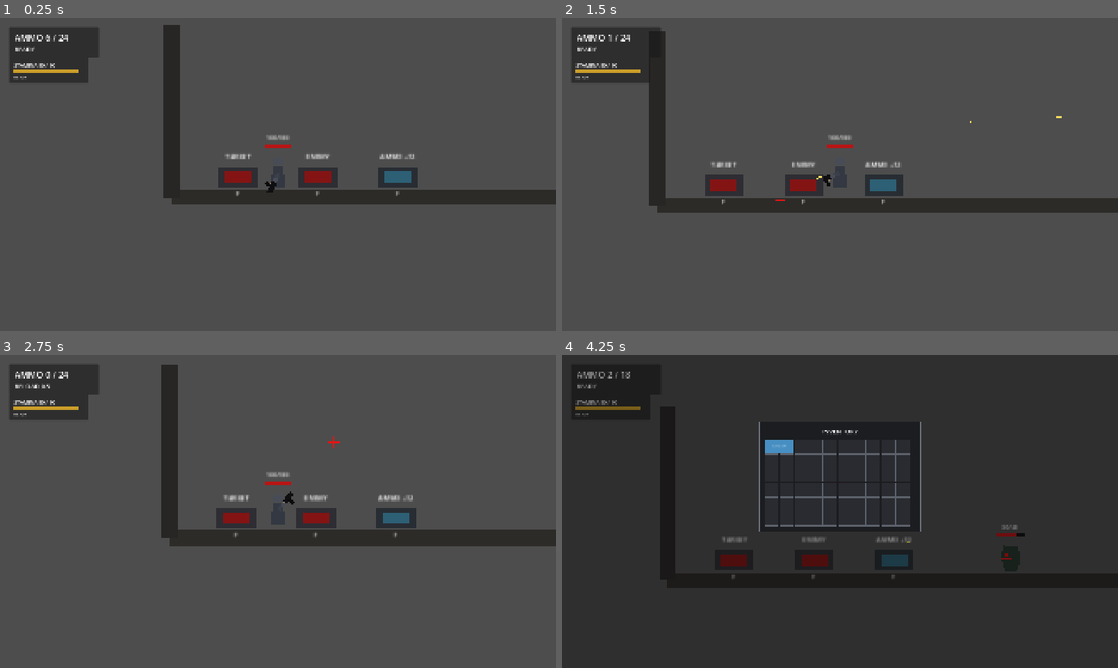
Above: before the commit, frames 1-4 (two rows, left to right).
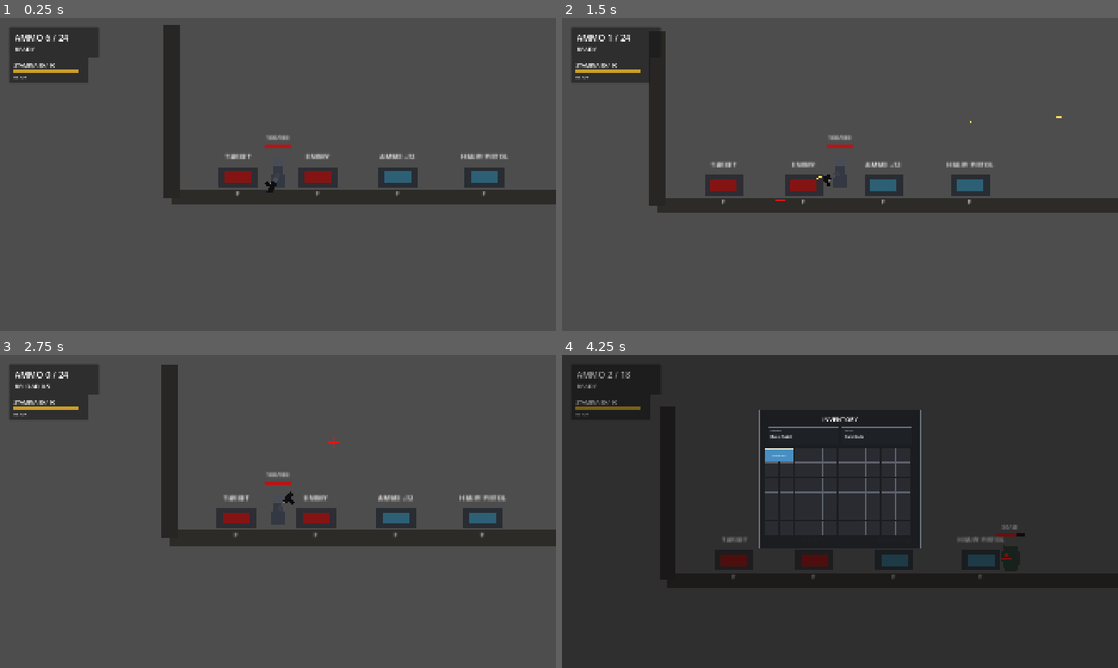
Above: after the commit, the same moments.

Repository: YuiTatsuki1011/projekt-black
Game: Godot game, scene res://scenes/levels/test_level.tscn
Two runs of this game, one before a commit and one after it. Both use one fixed random seed, a clock stepped at 60 frames per second and the inputs below.
Inputs (mouse positions are in pixels of both pictures, inside the frame that each line leads up to):
- Up to frame 1 (0.25 s): no input
- Up to frame 2 (1.5 s): tap Enter at 0.5 s; move the mouse to (962, 158) at 0.52 s; press the mouse at (962, 158) at 0.53 s; hold D (move_right) 0.53-1.25 s; tap Space (jump) at 0.77 s; release the mouse at (962, 158) at 1.25 s; drag from (728, 190) to (884, 218) at 1.27 s
- Up to frame 3 (2.75 s): tap Space (jump) at 2 s; move the mouse to (333, 442) at 2.02 s; press the mouse at (333, 442) at 2.03 s; hold A (move_left) from 2.03 s (still down); tap Shift (dodge) at 2.1 s
- Up to frame 4 (4.25 s): release A (move_left) at 2.75 s; release the mouse at (895, 442) at 2.75 s; drag from (812, 574) to (962, 514) at 2.77 s; move the mouse to (1006, 558) at 3.52 s; press the mouse at (1006, 558) at 3.53 s; hold D (move_right) from 3.53 s (still down); tap F (interact) at 3.6 s; tap Space (jump) at 3.77 s; tap Tab (inventory_toggle) at 4.15 s

The runs differ from the first frame. In frame 1, 0.6% of the frame differs, in the area x 82-92%, y 43-57%; in frame 2, 0.6%; in frame 3, 0.6%; in frame 4, 1.8%, in the area x 35-80%, y 17-72%.

Commit message:
Add inventory weapon equipping

Diff:
--- /dev/null
+++ b/resources/weapons/heavy_pistol.tres
@@ -0,0 +1,18 @@
+[gd_resource type="Resource" load_steps=3 format=3]
+
+[ext_resource type="Script" path="res://scripts/combat/ranged_weapon_data.gd" id="1_ranged_weapon_data"]
+[ext_resource type="PackedScene" path="res://scenes/weapons/projectile.tscn" id="2_projectile"]
+
+[resource]
+script = ExtResource("1_ranged_weapon_data")
+weapon_id = &"heavy_pistol"
+display_name = "Heavy Pistol"
+damage = 18
+magazine_size = 4
+starting_reserve_ammo = 0
+ammo_item_id = &"pistol_ammo"
+reload_time = 1.45
+fire_cooldown = 0.36
+recoil_amount = 0.28
+recoil_recovery_speed = 6.0
+projectile_scene = ExtResource("2_projectile")
--- a/scenes/levels/test_level.tscn
+++ b/scenes/levels/test_level.tscn
@@ -77,6 +77,12 @@
 button_label = "AMMO +12"
 quantity = 12
 
+[node name="HeavyPistolButton" parent="." instance=ExtResource("9_item_grant_button")]
+position = Vector2(470, 290)
+item_id = &"heavy_pistol"
+button_label = "HEAVY PISTOL"
+quantity = 1
+
 [node name="Crosshair" parent="." instance=ExtResource("2_crosshair")]
 
 [node name="AmmoHud" parent="." instance=ExtResource("3_hud")]
--- a/scenes/ui/inventory_screen.tscn
+++ b/scenes/ui/inventory_screen.tscn
@@ -38,9 +38,9 @@
 [node name="Panel" type="PanelContainer" parent="Root"]
 layout_mode = 0
 offset_left = 680.0
-offset_top = 230.0
+offset_top = 188.0
 offset_right = 1240.0
-offset_bottom = 610.0
+offset_bottom = 668.0
 mouse_filter = 0
 theme_override_styles/panel = SubResource("StyleBoxFlat_inventory_panel")
 
@@ -60,6 +60,12 @@
 theme_override_font_sizes/font_size = 22
 text = "INVENTORY"
 horizontal_alignment = 1
+
+[node name="EquipmentRoot" type="HBoxContainer" parent="Root/Panel/Margin/Rows"]
+custom_minimum_size = Vector2(498, 62)
+layout_mode = 2
+theme_override_constants/separation = 12
+alignment = 1
 
 [node name="GridRoot" type="Control" parent="Root/Panel/Margin/Rows"]
 custom_minimum_size = Vector2(498, 298)
--- a/scripts/interaction/dropped_item.gd
+++ b/scripts/interaction/dropped_item.gd
@@ -33,15 +33,20 @@
 
 func _refresh_visual() -> void:
 	label.text = "%s x%d" % [_get_display_name(), quantity]
-
-	if item_id == &"pistol_ammo":
-		body.color = Color(0.28, 0.56, 0.76, 1.0)
-	else:
-		body.color = Color(0.44, 0.44, 0.46, 1.0)
+	body.color = _get_display_color()
 
 
 func _get_display_name() -> String:
-	if item_id == &"pistol_ammo":
-		return "Ammo"
+	var definition: Dictionary = Inventory.ITEM_DEFINITIONS.get(item_id, {})
+	if not definition.is_empty():
+		return str(definition.get("short_name", definition.get("name", item_id)))
 
 	return str(item_id)
+
+
+func _get_display_color() -> Color:
+	var definition: Dictionary = Inventory.ITEM_DEFINITIONS.get(item_id, {})
+	if definition.has("color"):
+		return definition.get("color")
+
+	return Color(0.44, 0.44, 0.46, 1.0)
--- a/scripts/inventory/inventory.gd
+++ b/scripts/inventory/inventory.gd
@@ -12,6 +12,36 @@
 		"stackable": true,
 		"max_stack": 60,
 		"color": Color(0.28, 0.56, 0.76, 1.0),
+	},
+	&"basic_pistol": {
+		"name": "Basic Pistol",
+		"short_name": "Pistol",
+		"size": Vector2i(2, 2),
+		"stackable": false,
+		"max_stack": 1,
+		"color": Color(0.30, 0.32, 0.36, 1.0),
+		"type": &"ranged_weapon",
+		"weapon_resource_path": "res://resources/weapons/basic_pistol.tres",
+	},
+	&"heavy_pistol": {
+		"name": "Heavy Pistol",
+		"short_name": "Heavy",
+		"size": Vector2i(2, 2),
+		"stackable": false,
+		"max_stack": 1,
+		"color": Color(0.42, 0.30, 0.22, 1.0),
+		"type": &"ranged_weapon",
+		"weapon_resource_path": "res://resources/weapons/heavy_pistol.tres",
+	},
+	&"field_knife": {
+		"name": "Field Knife",
+		"short_name": "Knife",
+		"size": Vector2i(1, 2),
+		"stackable": false,
+		"max_stack": 1,
+		"color": Color(0.36, 0.38, 0.34, 1.0),
+		"type": &"melee_weapon",
+		"weapon_resource_path": "res://resources/weapons/field_knife.tres",
 	},
 }
 
--- a/scripts/ui/inventory_screen.gd
+++ b/scripts/ui/inventory_screen.gd
@@ -9,11 +9,14 @@
 const ITEM_BORDER_COLOR := Color(0.9, 0.92, 0.84, 1.0)
 const PLACEABLE_COLOR := Color(0.18, 0.82, 0.35, 0.42)
 const BLOCKED_COLOR := Color(0.95, 0.12, 0.1, 0.5)
+const SLOT_COLOR := Color(0.12, 0.13, 0.15, 1.0)
+const SLOT_BORDER_COLOR := Color(0.42, 0.44, 0.48, 1.0)
 
 @export var player_path: NodePath = NodePath("../Player")
 @export var dropped_item_scene: PackedScene
 
 @onready var panel: Control = $Root/Panel
+@onready var equipment_root: HBoxContainer = $Root/Panel/Margin/Rows/EquipmentRoot
 @onready var grid_root: Control = $Root/Panel/Margin/Rows/GridRoot
 @onready var cells_root: Control = $Root/Panel/Margin/Rows/GridRoot/CellsRoot
 @onready var items_root: Control = $Root/Panel/Margin/Rows/GridRoot/ItemsRoot
@@ -21,6 +24,7 @@
 
 var _player: Node2D
 var _inventory: Node
+var _equipment: Node
 var _item_nodes: Dictionary = {}
 var _drag_entry_id: int = -1
 var _drag_cell_offset: Vector2i = Vector2i.ZERO
@@ -36,12 +40,17 @@
 	if player != null:
 		_player = player as Node2D
 		_inventory = player.get_node_or_null("Inventory")
+		_equipment = player.get_node_or_null("Equipment")
 
 	if _inventory != null:
 		if _inventory.has_signal("grid_changed"):
 			_inventory.grid_changed.connect(_refresh)
 		_build_grid_cells()
 		_refresh()
+
+	if _equipment != null and _equipment.has_signal("equipment_changed"):
+		_equipment.connect("equipment_changed", Callable(self, "_refresh_equipment"))
+	_refresh_equipment()
 
 
 func _input(event: InputEvent) -> void:
@@ -97,6 +106,7 @@
 	if _inventory == null:
 		return
 
+	_refresh_equipment()
 	_clear_children(items_root)
 	_item_nodes.clear()
 
@@ -160,6 +170,9 @@
 		if mouse_button.button_index == MOUSE_BUTTON_LEFT and mouse_button.pressed:
 			_begin_drag(entry_id)
 			get_viewport().set_input_as_handled()
+		elif mouse_button.button_index == MOUSE_BUTTON_RIGHT and mouse_button.pressed:
+			_try_equip_entry(entry_id)
+			get_viewport().set_input_as_handled()
 
 
 func _begin_drag(entry_id: int) -> void:
@@ -287,6 +300,125 @@
 	if dropped_item is Node2D:
 		var dropped_item_2d := dropped_item as Node2D
 		dropped_item_2d.global_position = _player.global_position + Vector2(28, -10)
+
+
+func _try_equip_entry(entry_id: int) -> bool:
+	if _inventory == null or _equipment == null:
+		return false
+
+	var entry: Dictionary = _inventory.get_entry(entry_id)
+	if entry.is_empty():
+		return false
+
+	var item_id: StringName = entry.get("item_id", &"")
+	var definition: Dictionary = _inventory.get_item_definition(item_id)
+	var item_type: StringName = definition.get("type", &"")
+	var resource_path: String = str(definition.get("weapon_resource_path", ""))
+	if resource_path.is_empty():
+		return false
+
+	var next_weapon := load(resource_path) as Resource
+	if next_weapon == null:
+		return false
+
+	var previous_item_id: StringName = _get_equipped_item_id(item_type)
+	if previous_item_id == item_id:
+		return false
+
+	var removed_entry: Dictionary = _inventory.remove_entry(entry_id)
+	if removed_entry.is_empty():
+		return false
+
+	var equipped := false
+	if item_type == &"ranged_weapon" and _equipment.has_method("equip_ranged_weapon"):
+		_equipment.call("equip_ranged_weapon", next_weapon)
+		equipped = true
+	elif item_type == &"melee_weapon" and _equipment.has_method("equip_melee_weapon"):
+		_equipment.call("equip_melee_weapon", next_weapon)
+		equipped = true
+
+	if not equipped:
+		_inventory.add_item(item_id, int(removed_entry.get("quantity", 1)))
+		return false
+
+	if previous_item_id != &"":
+		_inventory.add_item(previous_item_id, 1)
+
+	_refresh()
+	return true
+
+
+func _get_equipped_item_id(item_type: StringName) -> StringName:
+	if _equipment == null:
+		return &""
+
+	var equipped_weapon: Resource = null
+	if item_type == &"ranged_weapon" and _equipment.has_method("get_ranged_weapon"):
+		equipped_weapon = _equipment.call("get_ranged_weapon") as Resource
+	elif item_type == &"melee_weapon" and _equipment.has_method("get_melee_weapon"):
+		equipped_weapon = _equipment.call("get_melee_weapon") as Resource
+
+	if equipped_weapon == null:
+		return &""
+
+	return StringName(equipped_weapon.get("weapon_id"))
+
+
+func _refresh_equipment(_slot: StringName = &"") -> void:
+	if equipment_root == null:
+		return
+
+	_clear_children(equipment_root)
+	_add_equipment_slot("SIDEARM", _get_equipped_weapon_name(&"ranged_weapon"))
+	_add_equipment_slot("MELEE", _get_equipped_weapon_name(&"melee_weapon"))
+
+
+func _add_equipment_slot(slot_name: String, weapon_name: String) -> void:
+	var slot_panel := Panel.new()
+	slot_panel.custom_minimum_size = Vector2(243, 62)
+	slot_panel.add_theme_stylebox_override("panel", _make_flat_style(SLOT_COLOR, SLOT_BORDER_COLOR, 1))
+
+	var margin := MarginContainer.new()
+	margin.set_anchors_preset(Control.PRESET_FULL_RECT)
+	margin.add_theme_constant_override("margin_left", 10)
+	margin.add_theme_constant_override("margin_top", 7)
+	margin.add_theme_constant_override("margin_right", 10)
+	margin.add_theme_constant_override("margin_bottom", 7)
+	slot_panel.add_child(margin)
+
+	var rows := VBoxContainer.new()
+	rows.add_theme_constant_override("separation", 4)
+	margin.add_child(rows)
+
+	var title := Label.new()
+	title.text = slot_name
+	title.add_theme_font_size_override("font_size", 9)
+	title.modulate = Color(0.68, 0.70, 0.74, 1.0)
+	rows.add_child(title)
+
+	var value := Label.new()
+	value.text = weapon_name
+	value.add_theme_font_size_override("font_size", 13)
+	value.clip_text = true
+	rows.add_child(value)
+
+	equipment_root.add_child(slot_panel)
+
+
+func _get_equipped_weapon_name(item_type: StringName) -> String:
+	if _equipment == null:
+		return "Empty"
+
+	var weapon: Resource = null
+	if item_type == &"ranged_weapon" and _equipment.has_method("get_ranged_weapon"):
+		weapon = _equipment.call("get_ranged_weapon") as Resource
+	elif item_type == &"melee_weapon" and _equipment.has_method("get_melee_weapon"):
+		weapon = _equipment.call("get_melee_weapon") as Resource
+
+	if weapon == null:
+		return "Empty"
+
+	return str(weapon.get("display_name"))
 
 
 func _entry_pixel_size(entry_size: Vector2i) -> Vector2:
Not shown, changed: docs/ARCHITECTURE.md
Not shown, changed: docs/DECISIONS.md
Not shown, changed: docs/HANDOFF.md
Not shown, changed: docs/INPUT_SPEC.md
